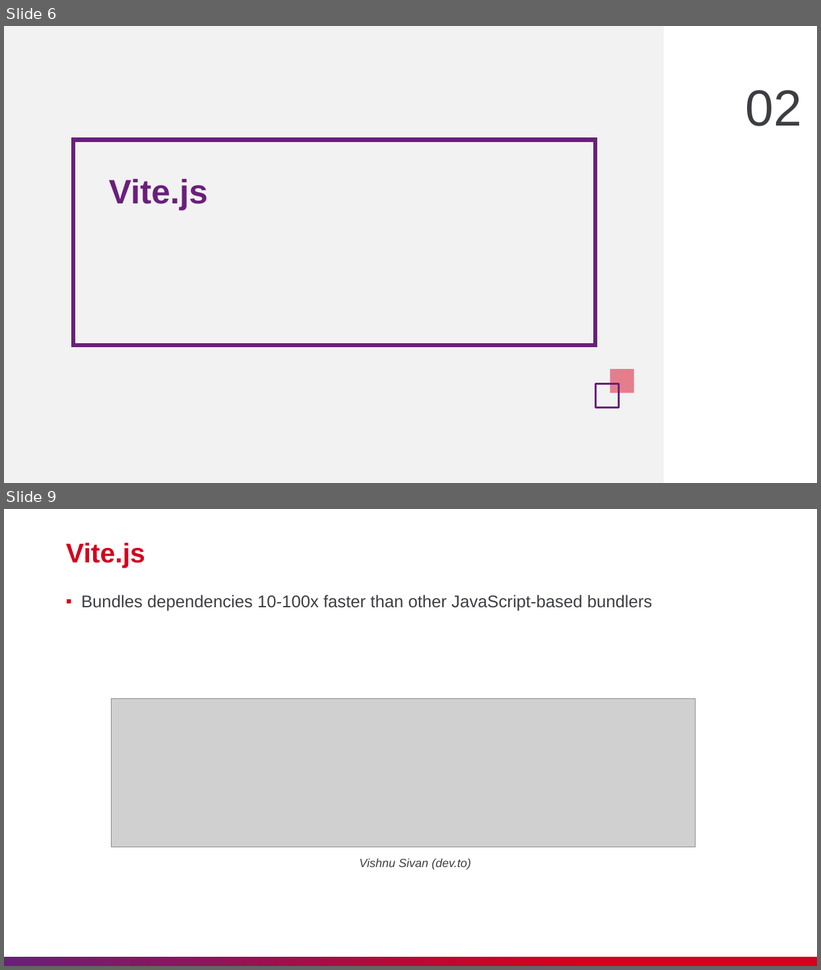
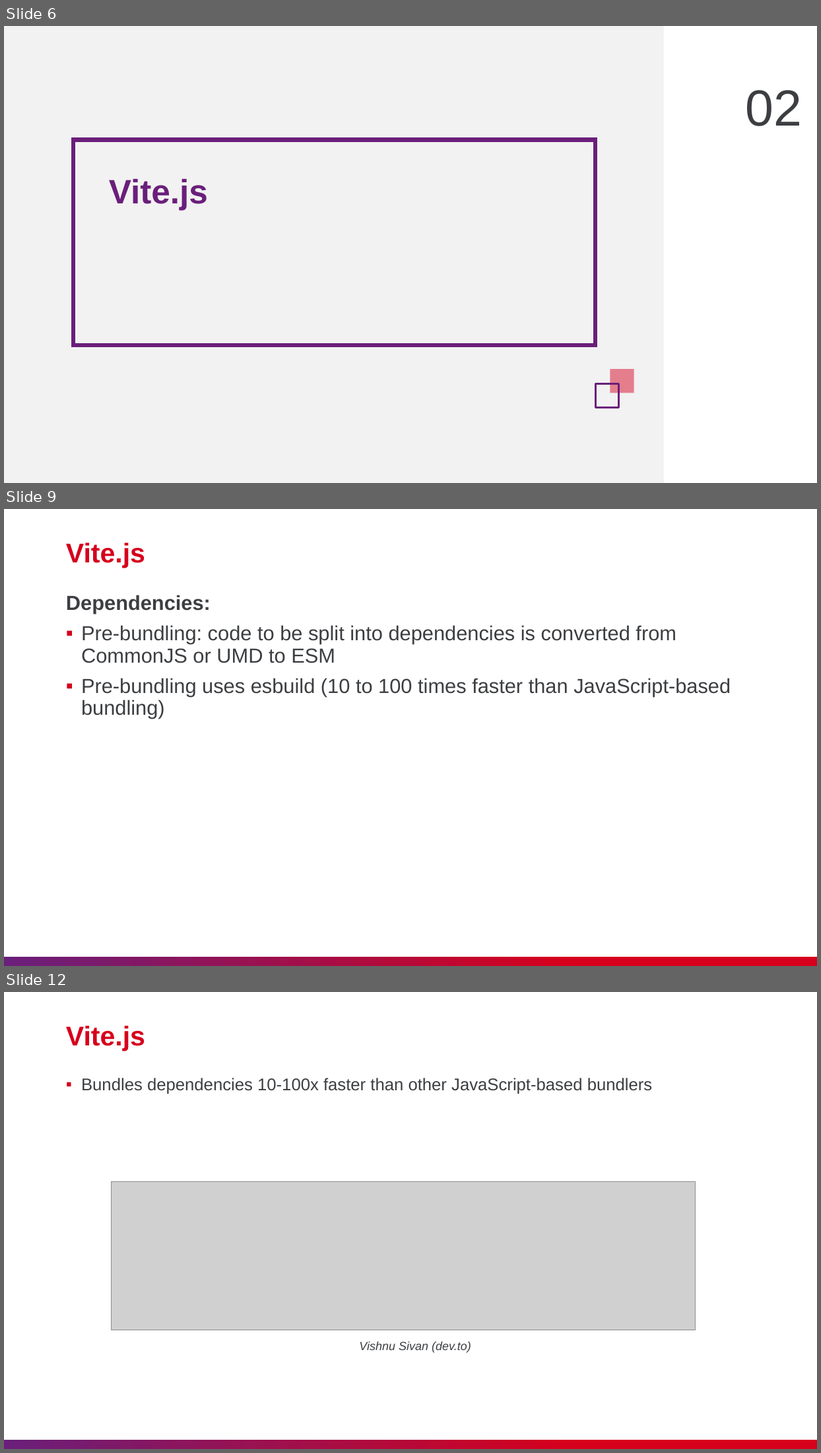
Before and after one commit to nashtech-garage/nodejs-vite-js_load_test, a slide deck: vite/slide/NT_Vitejs.pptx. Shown one above the other, each under a label of ours: slides 6 and 9 before the commit, slides 6, 9 and 12 after it; the slides between them are not shown. The pictures are 821x970 and 821x1453 pixels, drawn with LibreOffice and Linux fonts; fonts in the diff are those of the drawing; grey boxes stand for pictures. Boxes give left, top, right and bottom in pixels: in the first picture for what was removed or moved away, otherwise in the second. Text is boxed around its words. In the diff, an @@ line names an element or a change of style, - is before the commit and + after.

```diff
--- a/vite/slide/NT_Vitejs.pptx
+++ b/vite/slide/NT_Vitejs.pptx
@@ slide 9 added at [4, 509, 817, 966], background #FFFFFF; not listed: 1 template element that a slide beside it also shows @@
@@ title added at [66, 543, 145, 568], 32 pt, text #D6001C, bold @@
+Vite.js
@@ text added at [66, 595, 731, 719], 24 pt, text #3C3E41 @@
+Dependencies:
+▪ Pre-bundling: code to be split into dependencies is converted from CommonJS or UMD to ESM
+▪ Pre-bundling uses esbuild (10 to 100 times faster than JavaScript-based bundling)
@@ what was slide 9 is now slide 12 @@
```
Also in this commit, not shown: 2 slides changed, 3 other slides added, 1 other file.
